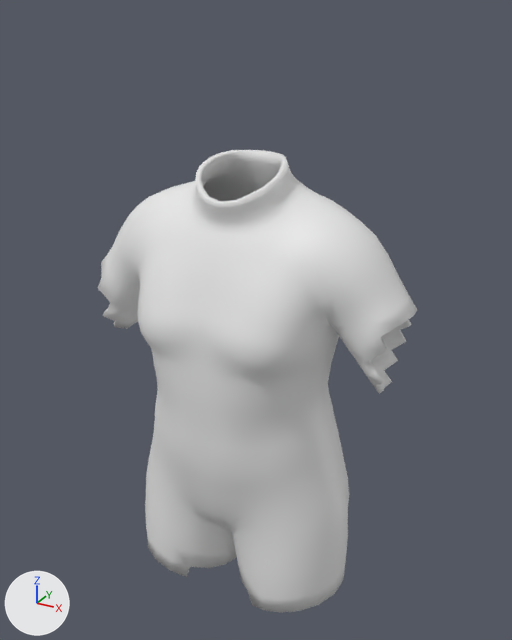
A saved change to the FBX model unity/Assets/Art/Chars/Garments/devote_peasant.fbx.
One viewpoint serves both versions: a camera (50 mm lens) standing at (0.581, -1.043, 1.676) and looking at (0.012, -0.008, 1.158). Arrows for +X, +Y and +Z are at lower left; the lights stay in place. The first picture is the older version.

Objects in the first picture: 'garment_devote_peasant'.
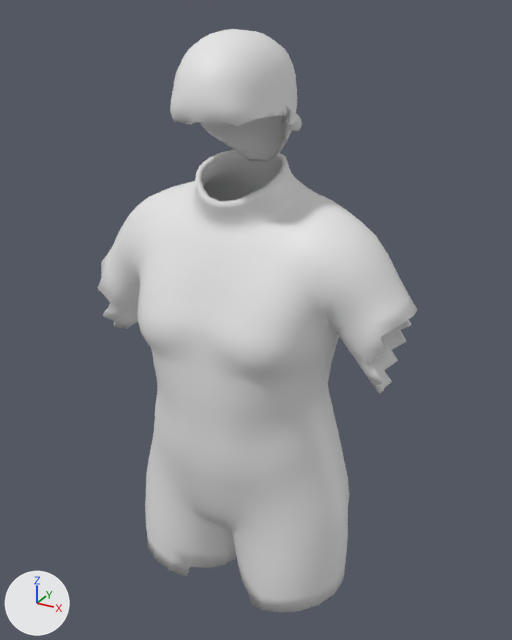
Boxes [x1, y1, x2, y2] around the edits, measured in the pictures (512 x 640 px):
'garment_devote_peasant', reshaped (26% taller): before [97, 150, 417, 613]; after [97, 29, 417, 613]
part 1 of me_garment_devote_peasant, added: after [170, 29, 302, 162]

Patch to the scene script:
```diff
--- a/unity/Assets/Art/Chars/Garments/devote_peasant.fbx.py
+++ b/unity/Assets/Art/Chars/Garments/devote_peasant.fbx.py
@@ mat_hair @@
+mat_hair = principled_material('hair')
+mat_hair.base_color = (0.8, 0.8, 0.8)  # white #e7e7e7
@@ me_garment_devote_peasant @@
 # used by ob_garment_devote_peasant; location = (0.0, 0.0, 0.0)
-me_garment_devote_peasant.from_pydata(...)  # 2868 vertices, 2874 faces; spans x -0.305..0.305, y -0.181..0.128, z 0.621..1.453
+me_garment_devote_peasant.from_pydata(...)  # 5240 vertices, 5256 faces; spans x -0.305..0.305, y -0.181..0.128, z 0.621..1.648
+# me_garment_devote_peasant part 1: a new loose piece of 1856 vertices spanning x -0.105..0.105, y -0.163..0.062, z 1.438..1.648, in mat_hair (white #e7e7e7)
+# other edits to the shape of me_garment_devote_peasant do not show in these pictures
 me_garment_devote_peasant.materials.append(mat_cloth)
+me_garment_devote_peasant.materials.append(mat_hair)  # white #e7e7e7
```
